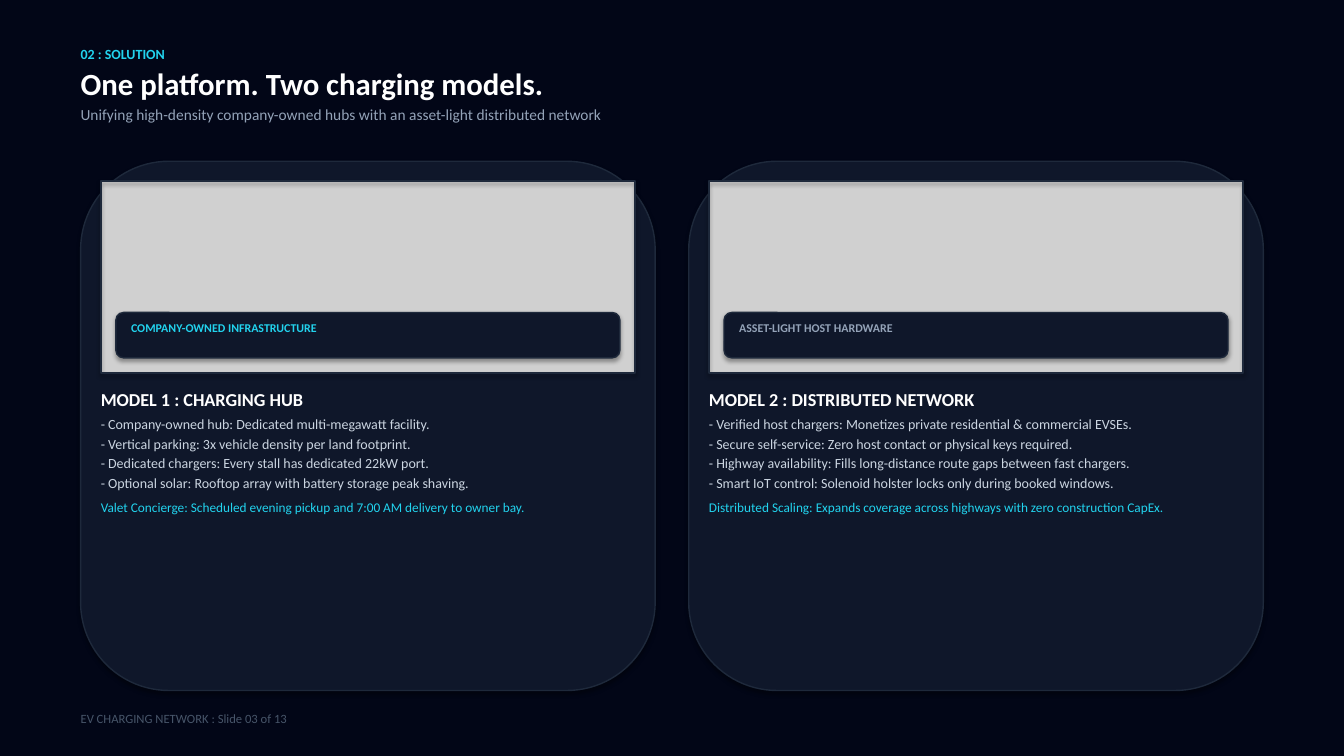
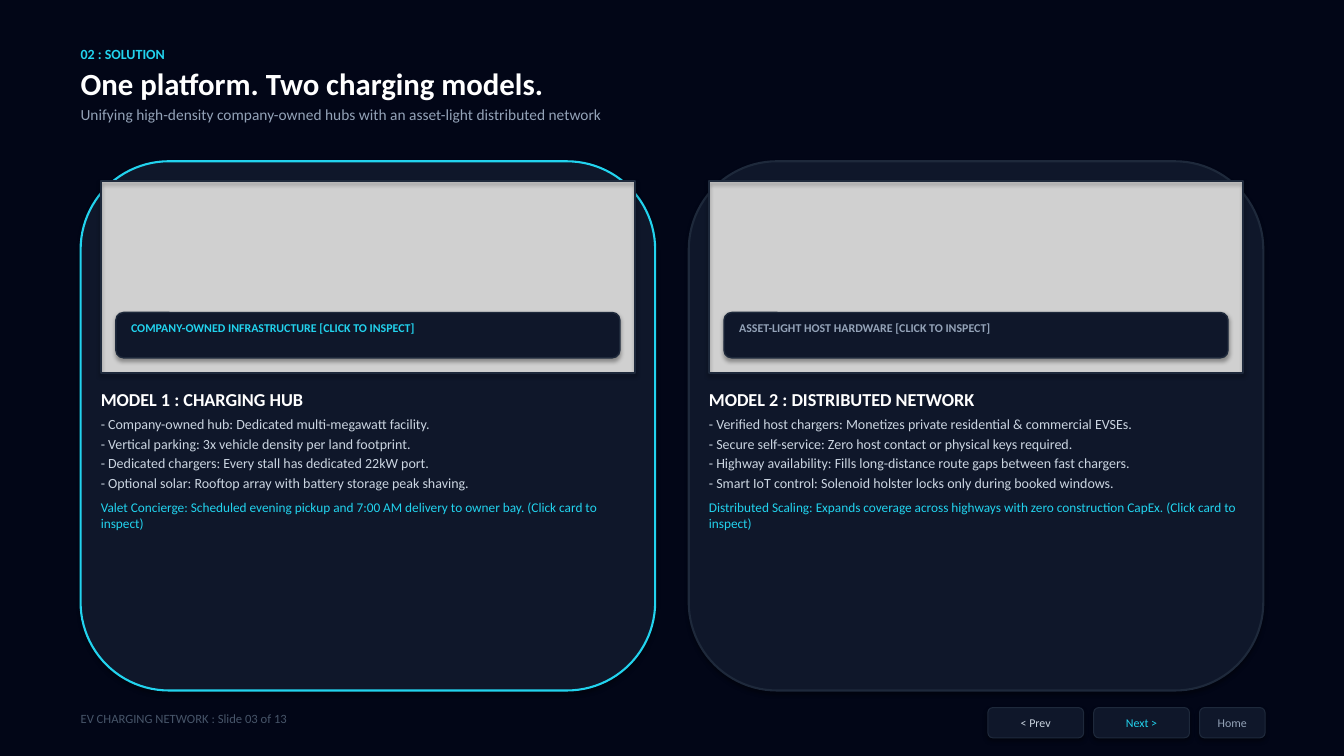
Before and after one commit to kanaseprathamesh568-a11y/ev-charging-network-presentation, a slide deck: slide 3 of EV_Charging_Network_Presentation.pptx. Drawn at 1344x756 pixels with LibreOffice and Linux fonts; fonts in the diff are those of the drawing; grey boxes stand for pictures. Boxes give left, top, right and bottom in pixels: in the first picture for what was removed or moved away, otherwise in the second. Text is boxed around its words. In the diff, an @@ line names an element or a change of style, - is before the commit and + after.

Commit message:
Deploy 157-action interactive PowerPoint deck with clickable stepper tabs and live simulator buttons

```diff
--- a/EV_Charging_Network_Presentation.pptx
+++ b/EV_Charging_Network_Presentation.pptx
@@ rounded rectangle at (81,161,655,691): outline #1E293B 1 pt to #22D3EE 1.5 pt @@
@@ rounded rectangle at (689,161,1263,691): outline #1E293B 1 pt to #1E293B 1.5 pt @@
@@ text at (131,323,415,334): text changed @@
-COMPANY-OWNED INFRASTRUCTURE
+COMPANY-OWNED INFRASTRUCTURE [CLICK TO INSPECT]
@@ text at (739,323,991,334): text changed @@
-ASSET-LIGHT HOST HARDWARE
+ASSET-LIGHT HOST HARDWARE [CLICK TO INSPECT]
@@ text at (101,502,596,530): text changed @@
-Valet Concierge: Scheduled evening pickup and 7:00 AM delivery to owner bay.
+Valet Concierge: Scheduled evening pickup and 7:00 AM delivery to owner bay. (Click card to inspect)
@@ text at (709,502,1235,530): text changed @@
-Distributed Scaling: Expands coverage across highways with zero construction CapEx.
+Distributed Scaling: Expands coverage across highways with zero construction CapEx. (Click card to inspect)
@@ rounded rectangle added at (988,708,1084,738), fill #0F172A, outline #1E293B 0.75 pt, 8.5 pt, text #CBD5E1 @@
+< Prev
@@ rounded rectangle added at (1094,708,1190,738), fill #0F172A, outline #1E293B 0.75 pt, 8.5 pt, text #22D3EE @@
+Next >
@@ rounded rectangle added at (1200,708,1265,738), fill #0F172A, outline #1E293B 0.75 pt, 8.5 pt, text #94A3B8 @@
+Home
```
Also in this commit, not shown: 12 other slides changed, 14 slides added, 1 other file.
